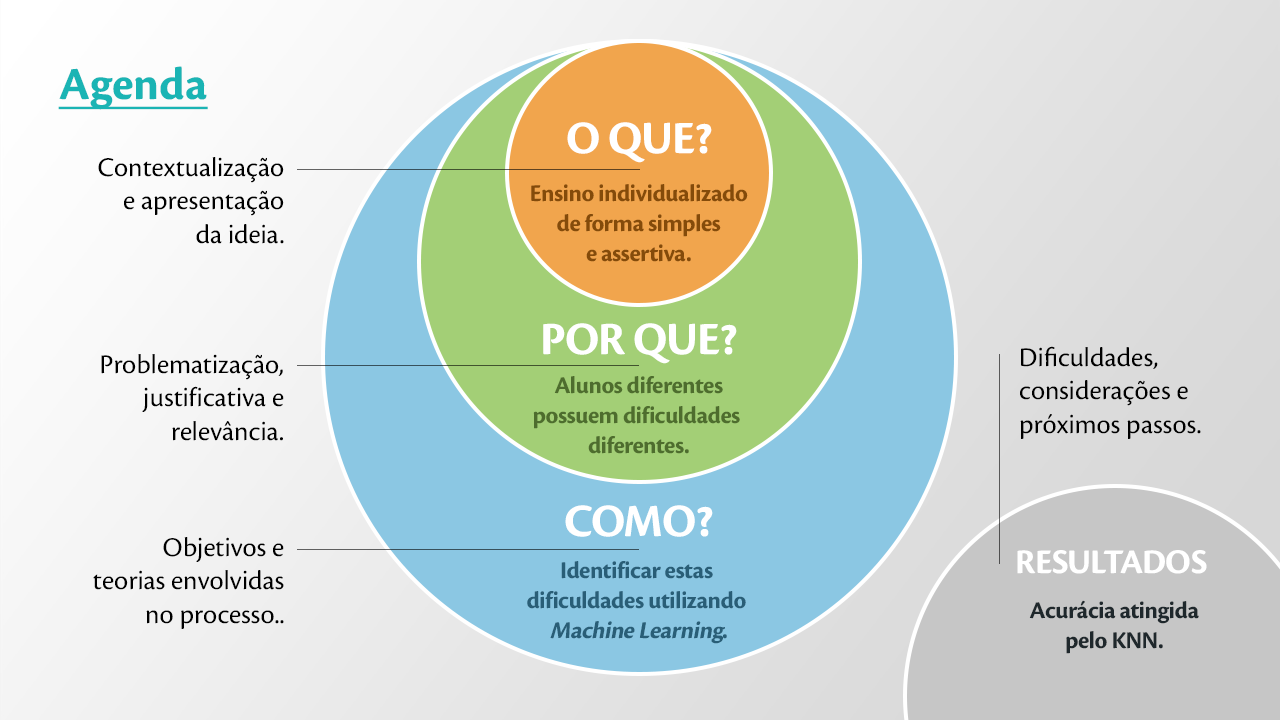
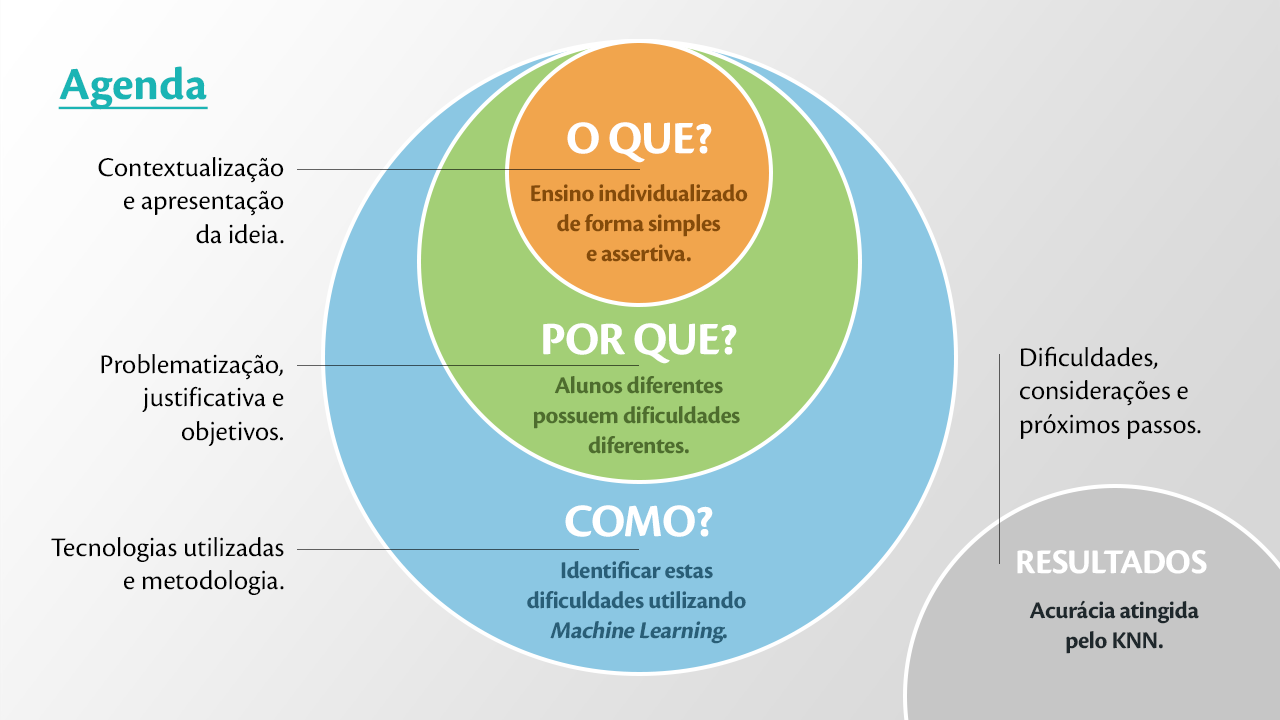
Two versions of the same layered image (1280×720). Layer-by-layer changes:
renamed "Objetivos e teorias envolvidas no processo.." to "Tecnologias utilizadas e metodologia.", painted on it over [51, 537, 284, 629]
renamed "Problematização, justificativa e relevância." to "Problematização, justificativa e objetivos.", painted on it over [172, 421, 278, 446]
